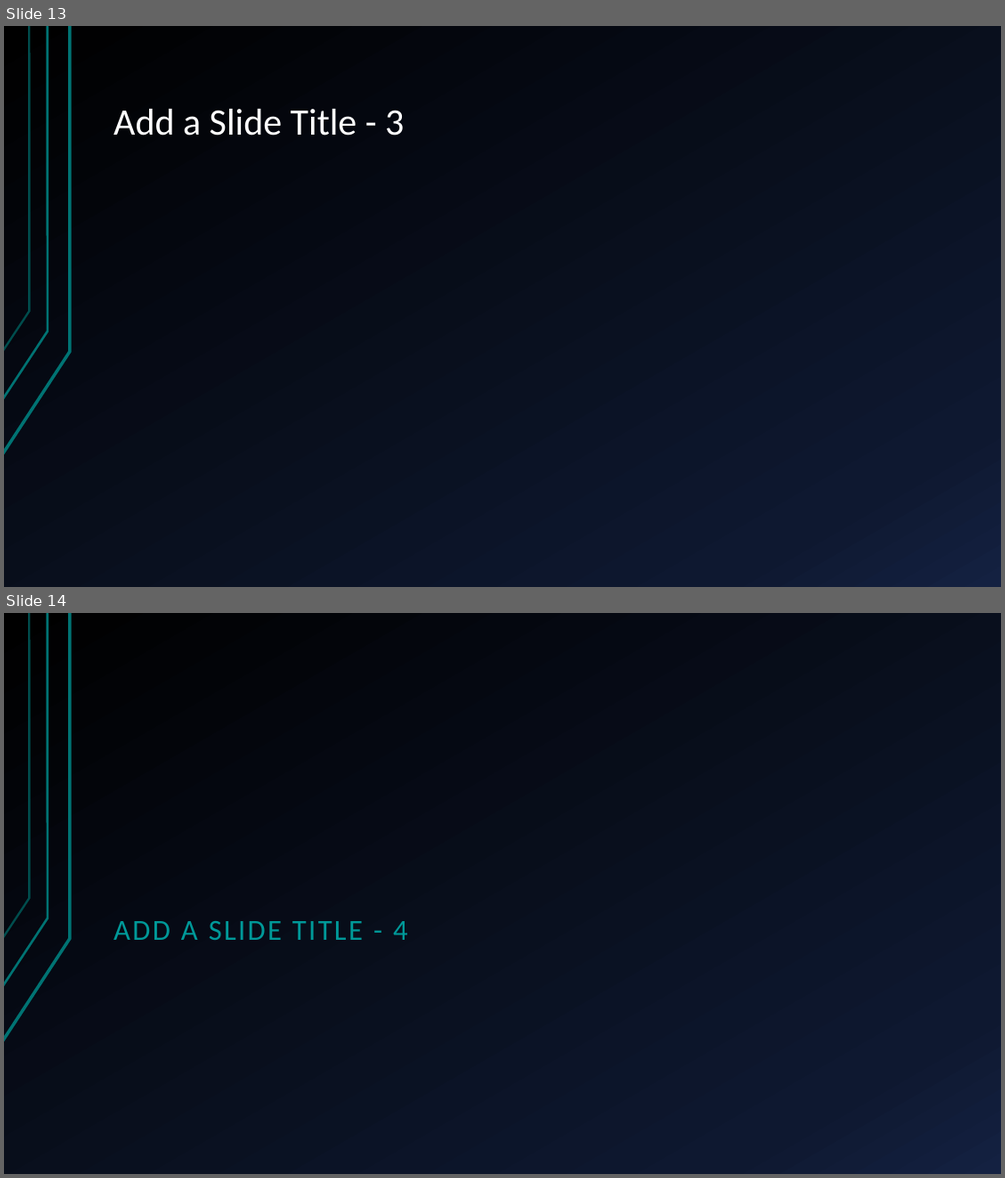
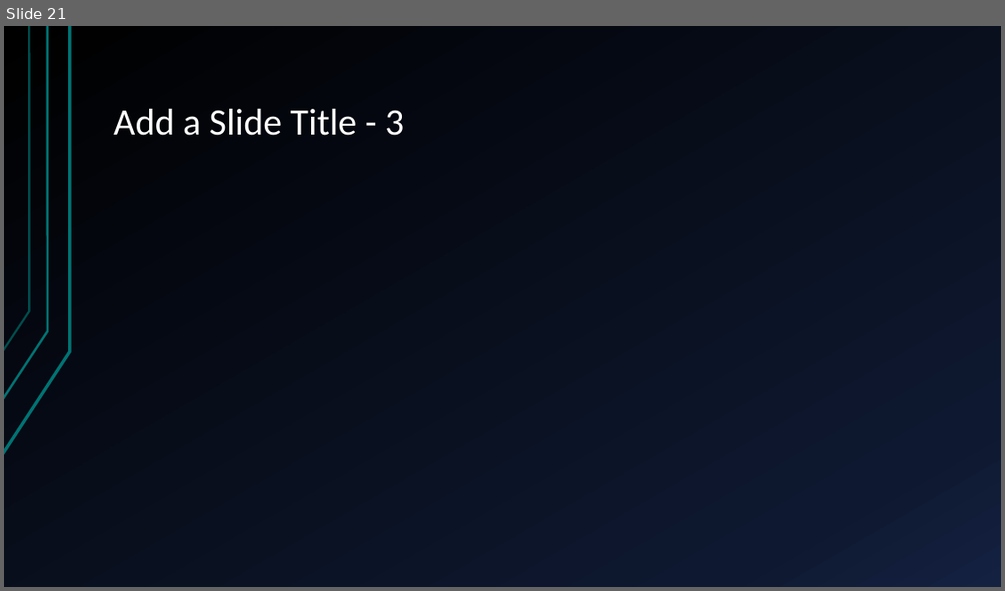
Before and after one commit to HansSanitizer/CENG-450-Project, a slide deck: Documentation/Long-Mann 16-Bit RISC Processor.pptx. Shown one above the other, each under a label of ours: slides 13 and 14 before the commit, slide 21 after it. The pictures are 1005x1178 and 1005x591 pixels, drawn with LibreOffice and Linux fonts; fonts in the diff are those of the drawing. Boxes give left, top, right and bottom in pixels: in the first picture for what was removed or moved away, otherwise in the second. Text is boxed around its words. In the diff, an @@ line names an element or a change of style, - is before the commit and + after.

```diff
--- a/Documentation/Long-Mann 16-Bit RISC Processor.pptx
+++ b/Documentation/Long-Mann 16-Bit RISC Processor.pptx
@@ slide 14 removed at (x1=4, y1=613, x2=1001, y2=1174), background gradient #000000 to #0F1931 to #142242; not listed: 3 template elements that a slide beside it also shows @@
@@ title removed at (x1=113, y1=921, x2=408, y2=940) @@
-ADD A SLIDE TITLE - 4
@@ what was slide 13 is now slide 21 @@
```
Also in this commit, not shown: 1 slide changed, 8 slides added, 1 other slide removed.
